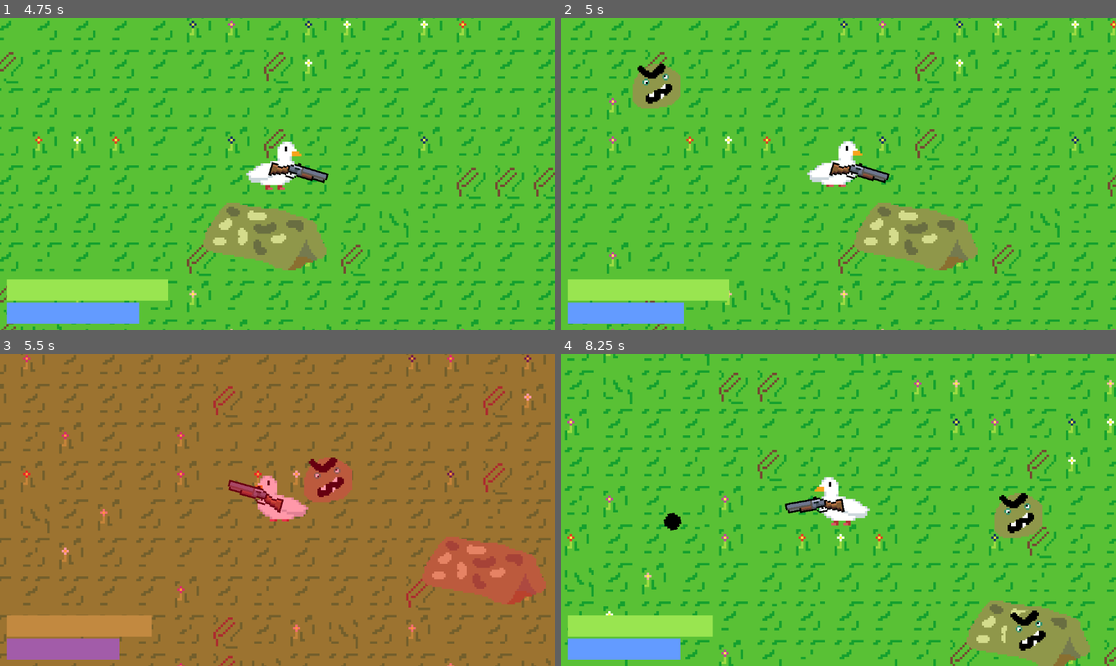
Above: before the commit, frames 1-4 (two rows, left to right).
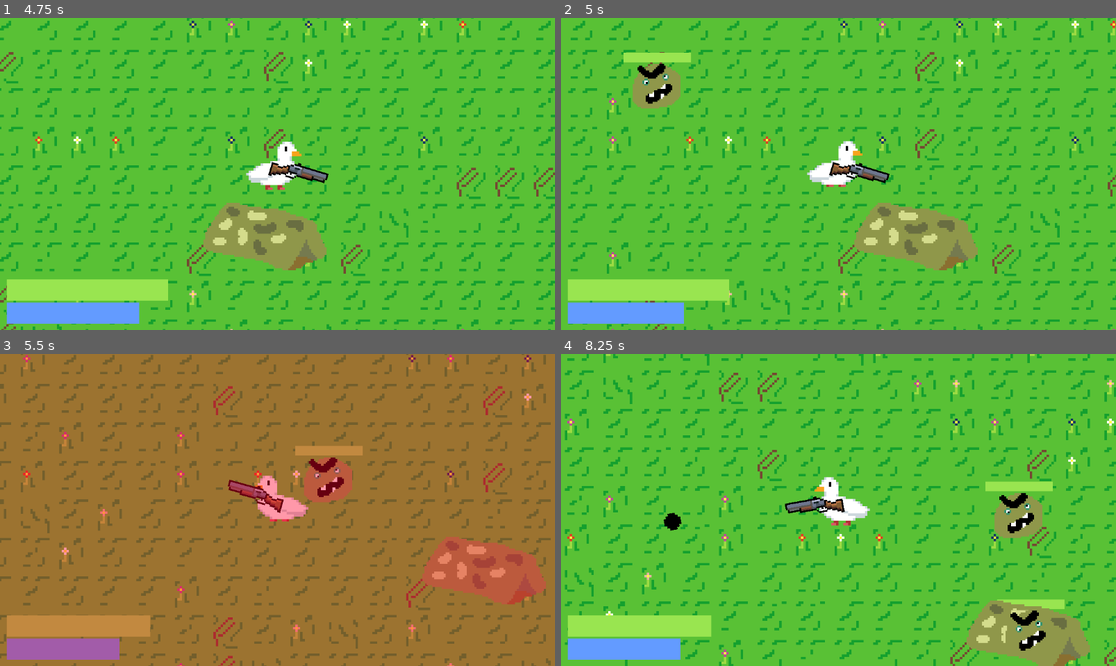
Above: after the commit, the same moments.

Repository: MathiasBenoni/Wave_based_game
Game: Godot game, scene res://scenes/startscreen.tscn
Same seed, same stepped clock (60 frames per second), same inputs: the game is played once before the commit and once after it.
Inputs (mouse positions are in pixels of both pictures, inside the frame that each line leads up to):
- Up to frame 1 (4.75 s): click "Play" at 0.5 s; tap Enter (enter) at 1.25, 1.35 s; move the mouse to (399, 158) at 1.27 s; hold D (move_right) 1.28-2.03 s; move the mouse to (166, 189) at 2.02 s; hold S (move_down) 2.03-2.78 s; right-click (166, 189) at 2.1 s; move the mouse to (333, 105) at 2.77 s; hold D (move_right) 2.78-3.53 s; tap Space (shake) at 2.85 s; move the mouse to (249, 236) at 3.52 s; hold W (move_up) 3.53-4.28 s; click (249, 236) at 3.6 s; move the mouse to (444, 220) at 4.27 s; hold A (move_left) from 4.28 s (still down); hold Shift (sprint) from 4.28 s (still down)
- Up to frame 2 (5 s): keep holding A (move_left); keep holding Shift (sprint)
- Up to frame 3 (5.5 s): keep holding A (move_left); move the mouse to (111, 463) at 5.02 s; release Shift (sprint) at 5.03 s; tap Tab (test_key) at 5.1 s
- Up to frame 4 (8.25 s): move the mouse to (866, 510) at 5.77 s; release A (move_left) at 5.78 s; hold S (move_down) 5.78-6.53 s; tap Enter (enter) at 5.85 s; move the mouse to (755, 432) at 6.52 s; hold D (move_right) 6.53-7.28 s; right-click (755, 432) at 6.6 s; move the mouse to (960, 494) at 7.27 s; hold W (move_up) 7.28-8.03 s; tap Space (shake) at 7.35 s; move the mouse to (727, 525) at 8.02 s; hold D (move_right) from 8.03 s (still down); click (727, 525) at 8.1 s

Frame 1 is identical in both runs. In frame 2, 0.4% of the frame differs, in the area x 11-24%, y 11-15%; in frame 3, 0.4%; in frame 4, 0.7%, in the area x 27-91%, y 40-91%.

Commit message:
Player dies is working, but the startscreen on restart is not

Diff:
--- a/scenes/enemy/enemy.tscn
+++ b/scenes/enemy/enemy.tscn
@@ -1,8 +1,9 @@
-[gd_scene load_steps=6 format=3 uid="uid://vnvvaa0hjx8k"]
+[gd_scene load_steps=7 format=3 uid="uid://vnvvaa0hjx8k"]
 
 [ext_resource type="Texture2D" uid="uid://p8vth31ylv2c" path="res://assets/sprites/enemy/enemy_1.png" id="1_0xc1j"]
 [ext_resource type="Script" uid="uid://d3o0wyavrwsuy" path="res://scripts/enemy.gd" id="1_v2ov6"]
 [ext_resource type="Texture2D" uid="uid://cede7gq3dj76q" path="res://assets/sprites/enemy/enemy_1_damaged.png" id="2_40wdo"]
+[ext_resource type="Texture2D" uid="uid://cli5twyfbuk57" path="res://assets/sprites/character/healthbar_placeholder.png" id="4_tjssy"]
 
 [sub_resource type="SpriteFrames" id="SpriteFrames_435ot"]
 animations = [{
@@ -35,11 +36,24 @@
 position = Vector2(-2.49999, -4.5)
 scale = Vector2(1.71875, 1.71875)
 sprite_frames = SubResource("SpriteFrames_435ot")
+animation = &"damaged"
 autoplay = "default"
 
 [node name="CollisionShape2D" type="CollisionShape2D" parent="."]
 position = Vector2(-0.499992, -0.499996)
 shape = SubResource("CircleShape2D_bwjj2")
 
+[node name="health" type="TextureProgressBar" parent="."]
+z_index = -1
+offset_left = -34.5
+offset_top = -37.0
+offset_right = 35.5
+offset_bottom = -27.0
+size_flags_horizontal = 3
+value = 100.0
+nine_patch_stretch = true
+texture_progress = ExtResource("4_tjssy")
+metadata/_edit_use_anchors_ = true
+
 [connection signal="area_entered" from="." to="." method="_on_area_entered"]
 [connection signal="body_entered" from="." to="." method="_on_body_entered"]
--- a/scenes/main.tscn
+++ b/scenes/main.tscn
@@ -153,6 +153,7 @@
 
 [node name="shop" type="CanvasLayer" parent="player"]
 layer = 2
+visible = false
 
 [node name="TextureRect" type="TextureRect" parent="player/shop"]
 z_index = -1
@@ -317,30 +318,37 @@
 color = Color(0.380392, 0.713726, 0.552941, 0.521569)
 
 [node name="gameover" type="CanvasLayer" parent="player"]
-visible = false
 
 [node name="ColorRect" type="ColorRect" parent="player/gameover"]
-anchors_preset = 15
-anchor_right = 1.0
-anchor_bottom = 1.0
-grow_horizontal = 2
-grow_vertical = 2
-color = Color(0.380392, 0.713726, 0.552941, 0.521569)
-
-[node name="Label" type="Label" parent="player/gameover"]
-anchors_preset = 8
-anchor_left = 0.5
-anchor_top = 0.5
-anchor_right = 0.5
-anchor_bottom = 0.5
-offset_left = -20.0
-offset_top = -11.5
-offset_right = 20.0
-offset_bottom = 11.5
-grow_horizontal = 2
-grow_vertical = 2
+z_index = -1
+anchors_preset = 15
+anchor_right = 1.0
+anchor_bottom = 1.0
+grow_horizontal = 2
+grow_vertical = 2
+color = Color(1, 0, 0.160784, 0.403922)
+
+[node name="VBoxContainer" type="VBoxContainer" parent="player/gameover"]
+anchors_preset = 15
+anchor_right = 1.0
+anchor_bottom = 1.0
+grow_horizontal = 2
+grow_vertical = 2
+
+[node name="Label" type="Label" parent="player/gameover/VBoxContainer"]
+layout_mode = 2
+size_flags_horizontal = 4
+size_flags_vertical = 6
 theme_override_font_sizes/font_size = 200
 text = "Game Over"
+
+[node name="quit" type="Button" parent="player/gameover/VBoxContainer"]
+z_index = 1
+layout_mode = 2
+size_flags_horizontal = 4
+size_flags_vertical = 6
+theme_override_font_sizes/font_size = 100
+text = "Quit"
 
 [node name="spawns" type="Node" parent="."]
 
@@ -356,3 +364,4 @@
 [connection signal="pressed" from="player/shop/VBoxContainer/VBoxContainer2/VBoxContainer/upgrade2" to="." method="_on_upgrade_2_pressed"]
 [connection signal="pressed" from="player/shop/VBoxContainer/VBoxContainer3/VBoxContainer/upgrade3" to="." method="_on_upgrade_3_pressed"]
 [connection signal="pressed" from="player/shop/VBoxContainer/VBoxContainer4/VBoxContainer/upgrade4" to="." method="_on_upgrade_4_pressed"]
+[connection signal="pressed" from="player/gameover/VBoxContainer/quit" to="." method="_on_quit_pressed"]
--- a/scenes/main_character/bullet.tscn
+++ b/scenes/main_character/bullet.tscn
@@ -10,7 +10,7 @@
 position = Vector2(1, 0)
 collision_mask = 129
 script = ExtResource("1_iutut")
-damage = 100
+damage = 50
 metadata/_edit_group_ = true
 
 [node name="Sprite2D" type="Sprite2D" parent="."]
--- a/scenes/main_character/player.tscn
+++ b/scenes/main_character/player.tscn
@@ -43,6 +43,7 @@
 collision_mask = 255
 motion_mode = 1
 script = ExtResource("1_lmbwh")
+max_health = 90
 dash_speed = 600.0
 
 [node name="gun" parent="." instance=ExtResource("3_gi2fm")]
--- a/scripts/enemy.gd
+++ b/scripts/enemy.gd
@@ -57,10 +57,9 @@
 
 	var damage = body.damage
 	health -= damage
+	$health.value = health
 
 	body.queue_free()
-
-
 
 	if health <= 0:
 		die()
--- a/scripts/main.gd
+++ b/scripts/main.gd
@@ -282,6 +282,7 @@
 
 func _ready() -> void:
 	randomize_shop()
+	$player/gameover.visible = false
 	$player/shop/VBoxContainer/VBoxcontainer/VBoxContainer/upgrade1.custom_minimum_size = button_minimum_size
 	$player/shop/VBoxContainer/VBoxContainer2/VBoxContainer/upgrade2.custom_minimum_size = button_minimum_size
 	$player/shop/VBoxContainer/VBoxContainer3/VBoxContainer/upgrade3.custom_minimum_size = button_minimum_size
@@ -399,7 +400,12 @@
 
 func _on_quit_pressed() -> void:
 	get_tree().quit()
+	print("Quit")
 
 func gameover():
 	get_tree().paused = true
-	$player/gameover.visible = true
+	get_tree().change_scene_to_file("res://scenes/startscreen.tscn")
+
+
+func _on_player_i_died() -> void:
+	gameover()
--- a/scripts/player.gd
+++ b/scripts/player.gd
@@ -9,6 +9,9 @@
 var move_speed = 0
 var speed_multiplier := 1.0
 
+
+var have_died = false
+
 # Sprint system variables
 var sprint_drain_rate = 40.0
 var can_sprint = true
@@ -29,6 +32,7 @@
 
 func _ready() -> void:
 	move_speed = normal_speed
+	$camera/CanvasLayer/VBoxContainer/HBoxContainer/health.max_value = max_health
 
 func coin():
 	get_tree().get_root().get_node("main").coin()
@@ -40,6 +44,12 @@
 	$camera.apply_shake(x)
 
 func _process(delta: float) -> void:
+
+
+	if current_health <= 0 and have_died == false:
+		die()
+		have_died = true
+
 	delta = delta
 	$camera/CanvasLayer/VBoxContainer/HBoxContainer/health.max_value = max_health
 	update_ui()
@@ -156,31 +166,39 @@
 
 
 func take_damage(damage: float):
+
+
 	if is_dashing == true:
 		$camera.apply_shake(1.5)
 		$hitbox.disabled = true
 		current_health -= damage * 0.5
-		current_health = max(current_health, 0)
+		#current_health = max(current_health, 0)
+		print(current_health)
 		await get_tree().create_timer(0.5).timeout
 		$hitbox.disabled = false
+
 	else:
 		$camera.apply_shake(1)
 		$camera/CanvasLayer/damage.visible = true
 		$hitbox.disabled = true
 		current_health -= damage
-		current_health = max(current_health, 0)
+		#current_health = max(current_health, 0)
+		print(current_health)
 		await get_tree().create_timer(0.2).timeout
 		$camera/CanvasLayer/damage.visible = false
 		await get_tree().create_timer(0.8).timeout
 		$hitbox.disabled = false
 
-	if current_health <= 0:
+
+	print($camera/CanvasLayer/VBoxContainer/HBoxContainer/health.value)
+	if current_health <= 0 and have_died == false:
 		die()
+		have_died = true
 
 func die():
 	print("Player died!")
+	#get_tree().change_scene_to_file("res://scenes/startscreen.tscn")
 	get_tree().get_root().get_node("main").gameover()
-	# Add death logic here
 
 # Upgrade system integration
 func apply_speed_boost(multiplier: float):
